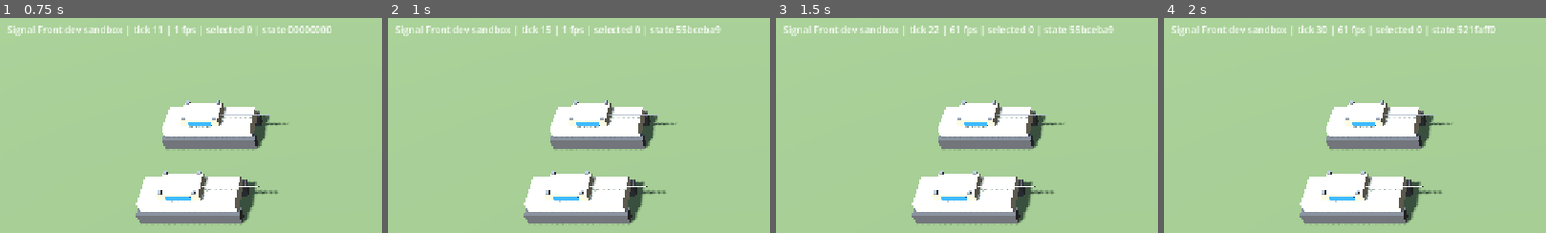
Above: before the commit, frames 1-4 (left to right).
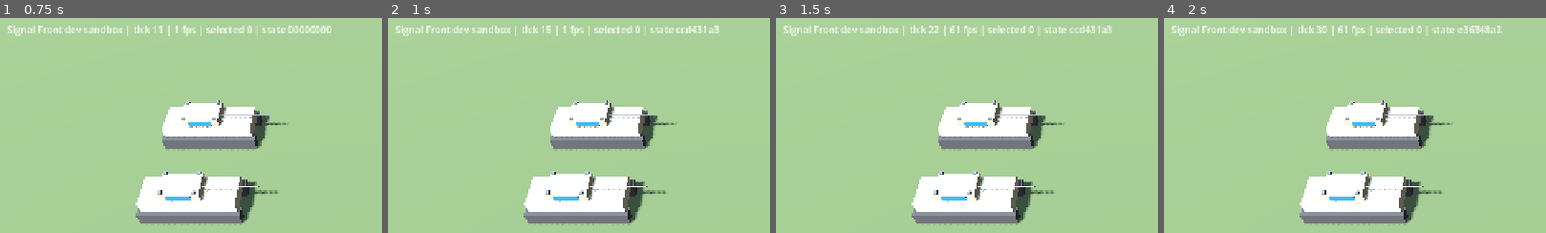
Above: after the commit, the same moments.

Repository: jamonlineph/project-zero-hour
Game: Godot game, scene res://scenes/main.tscn
Two runs of this game, one before a commit and one after it. Both use one fixed random seed, a clock stepped at 60 frames per second and the inputs below.
Inputs (mouse positions are % of the whole screen's width and height, from its top left):
- Up to frame 1 (0.75 s): tap Enter at 0.5 s; move the mouse to (72, 45) at 0.52 s; tap Down (cam_back) at 0.6 s; click (72, 45) at 0.67 s
- Up to frame 2 (1 s): no input
- Up to frame 3 (1.5 s): drag from (30, 55) to (45, 70) at 1.27 s
- Up to frame 4 (2 s): no input
The pictures show only the part of the screen within x 0-50%, y 0-50%; the shares and areas given below are measured in that part.

Frame 1 is identical in both runs. In frame 2, 0.2% of the frame differs, in the area x 75-88%, y 3-8%; in frame 3, 0.2%; in frame 4, 0.2%.

Commit message:
feat(sim): deterministic grid pathfinding [P1-04]
- Pathfinder: A* on SimMap's padded walk grid, 8 directions without corner
  cutting, (f, h, index) tie-breaks, 5/4-weighted octile heuristic,
  line-of-sight smoothing, nearest reachable cell for blocked goals,
  6000-expansion cap.
- PathingSystem plans up to 3 searches per tick; MovementSystem follows the
  waypoints; SimMover.order_move()/stop(); paths are part of the state hash.
- Measured about 1 ms per typical search and 22 ms per worst-case search on
  desktop; added P1-04b to make it faster.
- 10 new tests, including routing through the sandbox ridge gap.

Co-Authored-By: Claude Opus 5.5 <noreply@anthropic.com>
Claude-Session: https://claude.ai/code/session_01KvzxVCAs94MwF5XZ3itDiM

Diff:
--- a/game/src/sim/components/sim_mover.gd
+++ b/game/src/sim/components/sim_mover.gd
@@ -16,8 +16,28 @@
 var speed: int = 0                  ## fixed-point meters per tick
 var turn_rate: int = INSTANT_TURN   ## binary angle units per tick
 var has_target: bool = false
-var target_x: int = 0               ## fixed-point meters
+var target_x: int = 0               ## fixed-point meters (final destination)
 var target_y: int = 0
+var needs_path: bool = false        ## waiting for PathingSystem to plan a route
+var path: Array[Vector2i] = []      ## waypoints in fixed-point meters; last = destination
+var path_index: int = 0             ## waypoint currently being driven to
+
+
+## Sets a new destination and asks for a path to it.
+func order_move(tx: int, ty: int) -> void:
+	target_x = tx
+	target_y = ty
+	has_target = true
+	needs_path = true
+	path.clear()
+	path_index = 0
+
+
+func stop() -> void:
+	has_target = false
+	needs_path = false
+	path.clear()
+	path_index = 0
 
 
 func write_hash(h: SimHash) -> void:
@@ -26,3 +46,9 @@
 	h.add_bool(has_target)
 	h.add_int(target_x)
 	h.add_int(target_y)
+	h.add_bool(needs_path)
+	h.add_int(path_index)
+	h.add_int(path.size())
+	for p: Vector2i in path:
+		h.add_int(p.x)
+		h.add_int(p.y)
--- /dev/null
+++ b/game/src/sim/pathfinder.gd
@@ -0,0 +1,239 @@
+class_name Pathfinder
+extends RefCounted
+## Deterministic A* on the SimMap grid (P1-04).
+##
+## - 8 directions; diagonal steps may not cut a blocked corner.
+## - Integer costs (10 straight, 14 diagonal) and an octile heuristic weighted
+##   by HEURISTIC_NUM/HEURISTIC_DEN (5/4): far fewer cells searched, paths at
+##   most 25% longer than optimal (in practice a few percent, and smoothing
+##   straightens them).
+## - Ties broken by (f, h, cell index), so every machine finds the same path.
+## - If the goal can't be reached, the path ends at the reachable cell closest
+##   to it. Searches stop after MAX_EXPANSIONS cells and use the best so far.
+## - The raw cell path is smoothed by line of sight into a few waypoints.
+
+const COST_STRAIGHT: int = 10
+const COST_DIAGONAL: int = 14
+const MAX_EXPANSIONS: int = 6000
+const HEURISTIC_NUM: int = 5
+const HEURISTIC_DEN: int = 4
+## Neighbor order is part of determinism: never reorder. First 4 are straight.
+const DX: Array[int] = [1, 0, -1, 0, 1, -1, -1, 1]
+const DY: Array[int] = [0, 1, 0, -1, 1, 1, -1, -1]
+const _INDEX_BITS: int = 21
+const _INDEX_MASK: int = (1 << _INDEX_BITS) - 1
+const _H_MASK: int = (1 << _INDEX_BITS) - 1
+
+var last_expansions: int = 0   ## cells expanded by the latest search (for tests/profiling)
+var _map: SimMap
+var _offset: PackedInt32Array = PackedInt32Array()   ## padded-index step per direction
+var _gen: int = 0
+var _seen_gen: PackedInt32Array = PackedInt32Array()
+var _closed_gen: PackedInt32Array = PackedInt32Array()
+var _g: PackedInt32Array = PackedInt32Array()
+var _parent: PackedInt32Array = PackedInt32Array()
+var _heap: PackedInt64Array = PackedInt64Array()
+var _heap_size: int = 0
+
+
+func _init(map: SimMap) -> void:
+	_map = map
+	# All search arrays use SimMap's padded indices (grid plus a blocked border).
+	var n: int = map.walk.size()
+	assert(n <= _INDEX_MASK, "Pathfinder: map too large for the heap key")
+	for k: int in 8:
+		_offset.append(DY[k] * map.padded_width + DX[k])
+	# Packed arrays are values in GDScript, so resize each member directly.
+	_seen_gen.resize(n)
+	_closed_gen.resize(n)
+	_g.resize(n)
+	_parent.resize(n)
+	_seen_gen.fill(0)
+	_closed_gen.fill(0)
+
+
+## Waypoints (fixed-point positions) from (sx, sy) toward (tx, ty), excluding
+## the start. The last waypoint is the exact target when its cell is reachable,
+## otherwise the center of the reachable cell closest to it. Never empty.
+func find_path(sx: int, sy: int, tx: int, ty: int) -> Array[Vector2i]:
+	var start: Vector2i = _clamp_cell(_map.cell_of(sx, sy))
+	var goal: Vector2i = _clamp_cell(_map.cell_of(tx, ty))
+	var goal_ok: bool = _map.is_passable(goal.x, goal.y)
+	if start == goal:
+		return [Vector2i(tx, ty) if goal_ok else SimMap.cell_center(start.x, start.y)]
+	var end_index: int = _search(start, goal)
+	var cells: Array[int] = _reconstruct(end_index)
+	var result: Array[Vector2i] = []
+	var anchor: int = _map.padded_index(start.x, start.y)
+	var pw: int = _map.padded_width
+	var i: int = 0
+	while i < cells.size():
+		# Furthest cell still in straight sight of the anchor.
+		var j: int = cells.size() - 1
+		while j > i and not _line_of_sight(anchor, cells[j]):
+			j -= 1
+		anchor = cells[j]
+		result.append(SimMap.cell_center(anchor % pw - 1, anchor / pw - 1))
+		i = j + 1
+	if result.is_empty():
+		result.append(SimMap.cell_center(start.x, start.y))
+	if end_index == _map.padded_index(goal.x, goal.y) and goal_ok:
+		result[result.size() - 1] = Vector2i(tx, ty)
+	return result
+
+
+func _search(start: Vector2i, goal: Vector2i) -> int:
+	_gen += 1
+	_heap_size = 0
+	var gen: int = _gen
+	var pw: int = _map.padded_width
+	var walk: PackedByteArray = _map.walk    # read-only local: no copy is made
+	var si: int = _map.padded_index(start.x, start.y)
+	var gi: int = _map.padded_index(goal.x, goal.y)
+	var gx: int = goal.x
+	var gy: int = goal.y
+	_seen_gen[si] = gen
+	_g[si] = 0
+	_parent[si] = -1
+	var h0: int = _heuristic(start.x, start.y, goal)
+	_push(_key((h0 * HEURISTIC_NUM) / HEURISTIC_DEN, h0, si))
+	var best: int = si
+	var best_h: int = h0
+	var best_g: int = 0
+	var expansions: int = 0
+	while _heap_size > 0 and expansions < MAX_EXPANSIONS:
+		var ci: int = _pop() & _INDEX_MASK
+		if _closed_gen[ci] == gen:
+			continue
+		_closed_gen[ci] = gen
+		expansions += 1
+		if ci == gi:
+			best = gi
+			break
+		var cx: int = ci % pw - 1
+		var cy: int = ci / pw - 1
+		var gc: int = _g[ci]
+		var adx: int = absi(cx - gx)
+		var ady: int = absi(cy - gy)
+		var hc: int = COST_STRAIGHT * maxi(adx, ady) + (COST_DIAGONAL - COST_STRAIGHT) * mini(adx, ady)
+		if hc < best_h or (hc == best_h and gc < best_g):
+			best = ci
+			best_h = hc
+			best_g = gc
+		for k: int in 8:
+			var ni: int = ci + _offset[k]
+			if walk[ni] == 0 or _closed_gen[ni] == gen:
+				continue
+			var ng: int = gc + COST_STRAIGHT
+			if k >= 4:
+				# Diagonal: both orthogonal neighbors must be open (no corner cutting).
+				if walk[ci + DX[k]] == 0 or walk[ci + DY[k] * pw] == 0:
+					continue
+				ng = gc + COST_DIAGONAL
+			if _seen_gen[ni] != gen or ng < _g[ni]:
+				_seen_gen[ni] = gen
+				_g[ni] = ng
+				_parent[ni] = ci
+				var ndx: int = absi(cx + DX[k] - gx)
+				var ndy: int = absi(cy + DY[k] - gy)
+				var hn: int = COST_STRAIGHT * maxi(ndx, ndy) + (COST_DIAGONAL - COST_STRAIGHT) * mini(ndx, ndy)
+				_push(_key(ng + (hn * HEURISTIC_NUM) / HEURISTIC_DEN, hn, ni))
+	last_expansions = expansions
+	return best
+
+
+## Cell indices from just after the start to `end_index`, in walking order.
+func _reconstruct(end_index: int) -> Array[int]:
+	var cells: Array[int] = []
+	var c: int = end_index
+	while c != -1 and _parent[c] != -1:
+		cells.append(c)
+		c = _parent[c]
+	cells.reverse()
+	return cells
+
+
+## True if a straight walk between two cell centers only crosses passable
+## cells and never squeezes diagonally between two blocked cells.
+func _line_of_sight(from_index: int, to_index: int) -> bool:
+	var pw: int = _map.padded_width
+	var x: int = from_index % pw - 1
+	var y: int = from_index / pw - 1
+	var x1: int = to_index % pw - 1
+	var y1: int = to_index / pw - 1
+	var dx: int = absi(x1 - x)
+	var dy: int = absi(y1 - y)
+	var sx: int = 1 if x1 > x else -1
+	var sy: int = 1 if y1 > y else -1
+	var err: int = dx - dy
+	while not (x == x1 and y == y1):
+		var e2: int = err * 2
+		var moved_x: bool = false
+		var moved_y: bool = false
+		if e2 > -dy:
+			err -= dy
+			x += sx
+			moved_x = true
+		if e2 < dx:
+			err += dx
+			y += sy
+			moved_y = true
+		if not _map.is_passable(x, y):
+			return false
+		if moved_x and moved_y and (not _map.is_passable(x - sx, y) or not _map.is_passable(x, y - sy)):
+			return false
+	return true
+
+
+func _heuristic(x: int, y: int, goal: Vector2i) -> int:
+	var dx: int = absi(x - goal.x)
+	var dy: int = absi(y - goal.y)
+	# Octile distance: straight moves cost 10, diagonals 14.
+	return COST_STRAIGHT * maxi(dx, dy) + (COST_DIAGONAL - COST_STRAIGHT) * mini(dx, dy)
+
+
+func _clamp_cell(c: Vector2i) -> Vector2i:
+	return Vector2i(clampi(c.x, 0, _map.width_cells - 1), clampi(c.y, 0, _map.height_cells - 1))
+
+
+static func _key(f: int, h: int, index: int) -> int:
+	return (f << (2 * _INDEX_BITS)) | ((h & _H_MASK) << _INDEX_BITS) | index
+
+
+# --- Binary min-heap of int keys ---
+
+func _push(k: int) -> void:
+	if _heap_size == _heap.size():
+		_heap.resize(maxi(64, _heap_size * 2))
+	var i: int = _heap_size
+	_heap_size += 1
+	while i > 0:
+		var p: int = (i - 1) >> 1
+		if _heap[p] <= k:
+			break
+		_heap[i] = _heap[p]
+		i = p
+	_heap[i] = k
+
+
+func _pop() -> int:
+	var top: int = _heap[0]
+	_heap_size -= 1
+	if _heap_size == 0:
+		return top
+	var k: int = _heap[_heap_size]
+	var i: int = 0
+	while true:
+		var l: int = i * 2 + 1
+		if l >= _heap_size:
+			break
+		var r: int = l + 1
+		var c: int = l
+		if r < _heap_size and _heap[r] < _heap[l]:
+			c = r
+		if _heap[c] >= k:
+			break
+		_heap[i] = _heap[c]
+		i = c
+	_heap[i] = k
+	return top
--- a/game/src/sim/sim_map.gd
+++ b/game/src/sim/sim_map.gd
@@ -15,6 +15,10 @@
 var _blocked: PackedByteArray = PackedByteArray()      ## 1 = terrain blocks movement
 var _footprint: PackedInt32Array = PackedInt32Array()  ## entity id occupying the cell, 0 = none
 var _heights: PackedInt32Array = PackedInt32Array()    ## fixed-point meters
+## Combined walkability with a 1-cell blocked border, for the pathfinder's
+## inner loop (no bounds checks). 1 = walkable. Index with padded_index().
+var walk: PackedByteArray = PackedByteArray()
+var padded_width: int = 0
 
 
 func _init(width_m: int = 256, height_m: int = 256) -> void:
@@ -27,6 +31,12 @@
 	_footprint.fill(0)
 	_heights.resize(count)
 	_heights.fill(0)
+	padded_width = width_cells + 2
+	walk.resize(padded_width * (height_cells + 2))
+	walk.fill(0)
+	for cy: int in height_cells:
+		for cx: int in width_cells:
+			walk[padded_index(cx, cy)] = 1
 
 
 func in_bounds(cx: int, cy: int) -> bool:
@@ -35,6 +45,11 @@
 
 func index(cx: int, cy: int) -> int:
 	return cy * width_cells + cx
+
+
+## Index into `walk` (grid with a blocked border). Valid for -1..width/height.
+func padded_index(cx: int, cy: int) -> int:
+	return (cy + 1) * padded_width + cx + 1
 
 
 ## Cell coordinate containing a fixed-point position (may be out of bounds).
@@ -82,6 +97,7 @@
 	for cy: int in range(maxi(y0, 0), mini(y1, height_cells - 1) + 1):
 		for cx: int in range(maxi(x0, 0), mini(x1, width_cells - 1) + 1):
 			_blocked[index(cx, cy)] = 1
+			walk[padded_index(cx, cy)] = 0
 
 
 ## Claims a w x h cell rectangle for an entity. Fails (claims nothing) unless
@@ -95,6 +111,7 @@
 	for y: int in range(cy, cy + h):
 		for x: int in range(cx, cx + w):
 			_footprint[index(x, y)] = entity_id
+			walk[padded_index(x, y)] = 0
 	return true
 
 
@@ -105,6 +122,8 @@
 		if _footprint[i] == entity_id:
 			_footprint[i] = 0
 			released += 1
+			if _blocked[i] == 0:
+				walk[padded_index(i % width_cells, i / width_cells)] = 1
 	return released
 
 
--- a/game/src/sim/sim_world.gd
+++ b/game/src/sim/sim_world.gd
@@ -15,6 +15,7 @@
 var map_width: int = 0      ## fixed-point meters
 var map_height: int = 0
 var map: SimMap             ## passability grid (see SimMap)
+var pathfinder: Pathfinder  ## A* over `map`, shared by all movers
 var entities: Dictionary[int, SimEntity] = {}
 var entity_ids: Array[int] = []   ## ascending ids: always iterate this
 var _next_id: int = 1
@@ -36,6 +37,7 @@
 ## Replaces the grid. Call before spawning anything.
 func set_map(new_map: SimMap) -> void:
 	map = new_map
+	pathfinder = Pathfinder.new(new_map)
 	map_width = new_map.width_cells * SimMap.CELL
 	map_height = new_map.height_cells * SimMap.CELL
 
@@ -89,6 +91,7 @@
 	_apply_commands()
 	# System order is part of the rules. Add new systems here, in order, and
 	# document the order in docs/02-architecture.md.
+	PathingSystem.step(self)
 	MovementSystem.step(self)
 	tick += 1
 
@@ -138,14 +141,14 @@
 	var offsets: Array[Vector2i] = Formation.grid_offsets(movers.size(), spacing)
 	for i: int in movers.size():
 		var e: SimEntity = movers[i]
-		e.mover.target_x = clampi(c.target_x + offsets[i].x, 0, map_width)
-		e.mover.target_y = clampi(c.target_y + offsets[i].y, 0, map_height)
-		e.mover.has_target = true
+		e.mover.order_move(
+			clampi(c.target_x + offsets[i].x, 0, map_width),
+			clampi(c.target_y + offsets[i].y, 0, map_height))
 
 
 func _apply_stop(c: SimCommand) -> void:
 	for e: SimEntity in _owned_movers(c):
-		e.mover.has_target = false
+		e.mover.stop()
 
 
 ## Entities named in the command that exist, belong to the issuing player and
--- a/game/src/sim/systems/movement_system.gd
+++ b/game/src/sim/systems/movement_system.gd
@@ -1,37 +1,43 @@
 class_name MovementSystem
 extends RefCounted
-## Moves every entity that has a mover toward its target by one tick.
+## Moves every entity that has a mover along its path by one tick.
 ##
-## Each tick a mover first turns toward its heading by at most turn_rate. It
-## moves at full speed only once it faces within FULL_SPEED_ANGLE of the
-## heading; until then it creeps at SLOW_NUM/SLOW_DEN speed. It always moves
-## along the straight line to the target, so paths stay exact.
+## Each tick a mover first turns toward its current waypoint by at most
+## turn_rate. It moves at full speed only once it faces within FULL_SPEED_ANGLE
+## of that heading; until then it creeps at SLOW_NUM/SLOW_DEN speed. Units
+## waiting for a path (needs_path) stand still.
 
 
 static func step(world: SimWorld) -> void:
 	for id: int in world.entity_ids:
 		var e: SimEntity = world.entities[id]
 		var m: SimMover = e.mover
-		if m == null or not m.has_target:
+		if m == null or not m.has_target or m.needs_path:
 			continue
-		var dx: int = m.target_x - e.x
-		var dy: int = m.target_y - e.y
+		var wx: int = m.target_x
+		var wy: int = m.target_y
+		if m.path_index < m.path.size():
+			wx = m.path[m.path_index].x
+			wy = m.path[m.path_index].y
+		var dx: int = wx - e.x
+		var dy: int = wy - e.y
 		var dist: int = Fx.length(dx, dy)
-		if dist == 0:
-			m.has_target = false
-			continue
-		var heading: int = Fx.atan2_a(dy, dx)
-		var turn: int = Fx.angle_diff(e.facing, heading)
-		turn = clampi(turn, -m.turn_rate, m.turn_rate)
-		e.facing = Fx.wrap_angle(e.facing + turn)
-		var step_len: int = m.speed
-		if absi(Fx.angle_diff(e.facing, heading)) > SimMover.FULL_SPEED_ANGLE:
-			step_len = (m.speed * SimMover.SLOW_NUM) / SimMover.SLOW_DEN
-		if dist <= step_len:
-			e.x = m.target_x
-			e.y = m.target_y
-			m.has_target = false
-			continue
-		# Integer division truncates toward zero the same way on every CPU.
-		e.x += (dx * step_len) / dist
-		e.y += (dy * step_len) / dist
+		if dist > 0:
+			var heading: int = Fx.atan2_a(dy, dx)
+			var turn: int = clampi(Fx.angle_diff(e.facing, heading), -m.turn_rate, m.turn_rate)
+			e.facing = Fx.wrap_angle(e.facing + turn)
+			var step_len: int = m.speed
+			if absi(Fx.angle_diff(e.facing, heading)) > SimMover.FULL_SPEED_ANGLE:
+				step_len = (m.speed * SimMover.SLOW_NUM) / SimMover.SLOW_DEN
+			if dist > step_len:
+				# Integer division truncates toward zero the same way on every CPU.
+				e.x += (dx * step_len) / dist
+				e.y += (dy * step_len) / dist
+				continue
+		# Reached the waypoint this tick.
+		e.x = wx
+		e.y = wy
+		if m.path_index < m.path.size() - 1:
+			m.path_index += 1
+		else:
+			m.stop()
--- /dev/null
+++ b/game/src/sim/systems/pathing_system.gd
@@ -0,0 +1,30 @@
+class_name PathingSystem
+extends RefCounted
+## Plans paths for movers that asked for one (after a move order).
+##
+## At most MAX_SEARCHES_PER_TICK searches run per tick, in entity-id order, so
+## a big group order spreads its cost over a few ticks. Units wait in place
+## until their path is ready (at most a few ticks).
+
+## Measured in P1-04: about 1 ms per typical search on a desktop in GDScript, so
+## 3 per tick keeps typical ticks near 3 ms. P1-04b makes searches cheaper.
+const MAX_SEARCHES_PER_TICK: int = 3
+
+
+static func step(world: SimWorld) -> void:
+	var budget: int = MAX_SEARCHES_PER_TICK
+	for id: int in world.entity_ids:
+		var m: SimMover = world.entities[id].mover
+		if m == null or not m.needs_path:
+			continue
+		if budget == 0:
+			return
+		budget -= 1
+		var e: SimEntity = world.entities[id]
+		m.path = world.pathfinder.find_path(e.x, e.y, m.target_x, m.target_y)
+		m.path_index = 0
+		m.needs_path = false
+		# The destination may have moved to the nearest reachable spot.
+		var last: Vector2i = m.path[m.path.size() - 1]
+		m.target_x = last.x
+		m.target_y = last.y
--- /dev/null
+++ b/game/tests/unit/test_pathfinder.gd
@@ -0,0 +1,171 @@
+extends TestCase
+# Grid pathfinding (P1-04).
+
+
+func _def() -> UnitDef:
+	var d := UnitDef.new()
+	d.id = "walker"
+	d.max_hp = 100
+	d.speed = Fx.from_int(1)
+	d.radius = Fx.from_int(1)
+	return d
+
+
+func _wall_map() -> SimMap:
+	# 40 x 40 m (20 x 20 cells) with a wall at x 20-22 m from y 0 to 30 m.
+	var map := SimMap.new(40, 40)
+	map.add_obstacle_m(20, 0, 2, 30)
+	return map
+
+
+func _path_is_walkable(map: SimMap, start: Vector2i, path: Array[Vector2i]) -> bool:
+	var pf := Pathfinder.new(map)
+	var prev: Vector2i = map.cell_of(start.x, start.y)
+	for p: Vector2i in path:
+		var c: Vector2i = map.cell_of(p.x, p.y)
+		c = Vector2i(clampi(c.x, 0, map.width_cells - 1), clampi(c.y, 0, map.height_cells - 1))
+		if not pf._line_of_sight(map.padded_index(prev.x, prev.y), map.padded_index(c.x, c.y)):
+			return false
+		prev = c
+	return true
+
+
+func test_straight_path_in_open_ground_is_one_waypoint() -> void:
+	var pf := Pathfinder.new(SimMap.new(40, 40))
+	var path: Array[Vector2i] = pf.find_path(Fx.from_int(3), Fx.from_int(3), Fx.from_int(30), Fx.from_int(20))
+	assert_eq(path, [Vector2i(Fx.from_int(30), Fx.from_int(20))] as Array[Vector2i])
+
+
+func test_goes_around_a_wall() -> void:
+	var map := _wall_map()
+	var pf := Pathfinder.new(map)
+	var start := Vector2i(Fx.from_int(10), Fx.from_int(10))
+	var path: Array[Vector2i] = pf.find_path(start.x, start.y, Fx.from_int(30), Fx.from_int(10))
+	assert_true(path.size() >= 2, "expected a detour, got %s" % str(path))
+	assert_eq(path[path.size() - 1], Vector2i(Fx.from_int(30), Fx.from_int(10)))
+	assert_true(_path_is_walkable(map, start, path), "path crosses the wall: %s" % str(path))
+	# The detour has to pass below the wall's end (y >= 30 m).
+	var lowest: int = 0
+	for p: Vector2i in path:
+		lowest = maxi(lowest, p.y)
+	assert_true(lowest >= Fx.from_int(30), "detour did not go around the wall end")
+
+
+func test_unreachable_goal_ends_at_nearest_reachable_cell() -> void:
+	var map := SimMap.new(40, 40)
+	map.add_obstacle_m(26, 0, 2, 40)          # full-height wall: right side unreachable
+	var pf := Pathfinder.new(map)
+	var path: Array[Vector2i] = pf.find_path(Fx.from_int(5), Fx.from_int(20), Fx.from_int(35), Fx.from_int(20))
+	var last: Vector2i = path[path.size() - 1]
+	var cell: Vector2i = map.cell_of(last.x, last.y)
+	assert_eq(cell.x, 12, "should stop at the last cell before the wall")
+	assert_true(map.is_passable(cell.x, cell.y))
+
+
+func test_goal_inside_a_rock_stops_next_to_it() -> void:
+	var map := SimMap.new(40, 40)
+	map.add_obstacle_m(18, 18, 6, 6)
+	var pf := Pathfinder.new(map)
+	var path: Array[Vector2i] = pf.find_path(Fx.from_int(4), Fx.from_int(20), Fx.from_int(21), Fx.from_int(21))
+	var last: Vector2i = path[path.size() - 1]
+	var cell: Vector2i = map.cell_of(last.x, last.y)
+	assert_true(map.is_passable(cell.x, cell.y))
+	assert_true(absi(cell.x - 10) <= 2 and absi(cell.y - 10) <= 2, "ended far from the rock: %s" % cell)
+
+
+func test_no_corner_cutting() -> void:
+	# Two rocks touching only at a corner: the diagonal gap between them is closed.
+	var map := SimMap.new(20, 20)
+	map.add_obstacle_m(8, 8, 2, 2)     # cell (4, 4)
+	map.add_obstacle_m(10, 10, 2, 2)   # cell (5, 5)
+	var pf := Pathfinder.new(map)
+	assert_false(pf._line_of_sight(map.padded_index(5, 4), map.padded_index(4, 5)))
+
+
+func test_same_search_twice_gives_same_path() -> void:
+	var db := ContentDb.new()
+	db.load_all()
+	var map: SimMap = db.get_map("sandbox").make_sim_map()
+	var a: Array[Vector2i] = Pathfinder.new(map).find_path(Fx.from_int(20), Fx.from_int(30), Fx.from_int(110), Fx.from_int(40))
+	var pf := Pathfinder.new(map)
+	pf.find_path(Fx.from_int(100), Fx.from_int(100), Fx.from_int(5), Fx.from_int(5))  # reuse buffers
+	var b: Array[Vector2i] = pf.find_path(Fx.from_int(20), Fx.from_int(30), Fx.from_int(110), Fx.from_int(40))
+	assert_eq(a, b)
+
+
+func test_units_route_through_the_ridge_gap() -> void:
+	var db := ContentDb.new()
+	db.load_all()
+	var world := SimWorld.from_map(1, db.get_map("sandbox"))
+	# From (30, 50) to (100, 50) the gap at y 56-74 is much shorter than going
+	# around the ridge's top end at y < 10.
+	var id: int = world.spawn_unit(_def(), 1, Fx.from_int(30), Fx.from_int(50))
+	var c := SimCommand.make_move([id], Fx.from_int(100), Fx.from_int(50))
+	c.player_id = 1
+	c.tick = 0
+	world.queue_command(c)
+	var passed_gap: bool = false
+	for i: int in 300:
+		world.step()
+		var e: SimEntity = world.get_entity(id)
+		var cell: Vector2i = world.map.cell_of(e.x, e.y)
+		assert_true(world.map.is_passable(cell.x, cell.y), "walked into rock at tick %d, cell %s" % [world.tick, cell])
+		if cell.x >= 31 and cell.x <= 33:
+			passed_gap = passed_gap or (e.y >= Fx.from_int(56) and e.y <= Fx.from_int(74))
+	var e: SimEntity = world.get_entity(id)
+	assert_eq([e.x, e.y], [Fx.from_int(100), Fx.from_int(50)])
+	assert_true(passed_gap, "unit did not use the gap in the ridge")
+
+
+func test_group_orders_are_spread_over_ticks() -> void:
+	var world := SimWorld.new(1, 100, 100)
+	var ids: Array[int] = []
+	for i: int in 20:
+		ids.append(world.spawn_unit(_def(), 1, Fx.from_int(5 + i * 3), Fx.from_int(5)))
+	var c := SimCommand.make_move(ids, Fx.from_int(50), Fx.from_int(80))
+	c.player_id = 1
+	c.tick = 0
+	world.queue_command(c)
+	world.step()
+	var waiting: int = 0
+	for id: int in ids:
+		if world.get_entity(id).mover.needs_path:
+			waiting += 1
+	assert_eq(waiting, 20 - PathingSystem.MAX_SEARCHES_PER_TICK)
+	var ticks_needed: int = (20 + PathingSystem.MAX_SEARCHES_PER_TICK - 1) / PathingSystem.MAX_SEARCHES_PER_TICK
+	for i: int in ticks_needed - 1:
+		world.step()
+	for id: int in ids:
+		assert_false(world.get_entity(id).mover.needs_path)
+
+
+func test_search_speed_on_a_256_m_map() -> void:
+	# Budget from tasks/BACKLOG.md P1-04: 50 searches per second (about 3-4 per
+	# tick) should cost well under 2 ms per tick on a desktop. This test only
+	# fails on gross regressions (CI machines vary); it prints the real number.
+	var map := SimMap.new(256, 256)
+	for i: int in 12:
+		map.add_obstacle_m(20 + i * 18, 10 + (i % 3) * 60, 4, 70)
+	var pf := Pathfinder.new(map)
+	var searches: int = 50
+	var started: int = Time.get_ticks_usec()
+	var expansions: int = 0
+	for i: int in searches:
+		pf.find_path(Fx.from_int(4), Fx.from_int(4 + i * 4), Fx.from_int(250), Fx.from_int(250 - i * 4))
+		expansions += pf.last_expansions
+	var per_search_ms: float = float(Time.get_ticks_usec() - started) / 1000.0 / searches
+	print("        pathfinding: %.2f ms per worst-case search (corner to corner through walls), %d cells expanded on average" % [per_search_ms, expansions / searches])
+	# Typical orders: 20-60 m moves around the sandbox's rocks.
+	var db := ContentDb.new()
+	db.load_all()
+	var sandbox := Pathfinder.new(db.get_map("sandbox").make_sim_map())
+	var rng := SimRng.new(5)
+	started = Time.get_ticks_usec()
+	for i: int in searches:
+		var sx: int = 4 + rng.range_int(120)
+		var sy: int = 4 + rng.range_int(120)
+		sandbox.find_path(Fx.from_int(sx), Fx.from_int(sy),
+			Fx.from_int(clampi(sx + rng.range_int(80) - 40, 1, 127)), Fx.from_int(clampi(sy + rng.range_int(80) - 40, 1, 127)))
+	var typical_ms: float = float(Time.get_ticks_usec() - started) / 1000.0 / searches
+	print("        pathfinding: %.2f ms per typical search (20-60 m on the sandbox)" % typical_ms)
+	assert_true(per_search_ms < 40.0, "%.2f ms per worst-case search is a big regression" % per_search_ms)
Not shown, added: game/src/sim/pathfinder.gd.uid
Not shown, added: game/src/sim/systems/pathing_system.gd.uid
Not shown, added: game/tests/unit/test_pathfinder.gd.uid
Not shown, changed: docs/02-architecture.md
Not shown, changed: docs/design/mechanics.md
Not shown, changed: tasks/BACKLOG.md
Not shown, changed: tasks/PROGRESS.md
